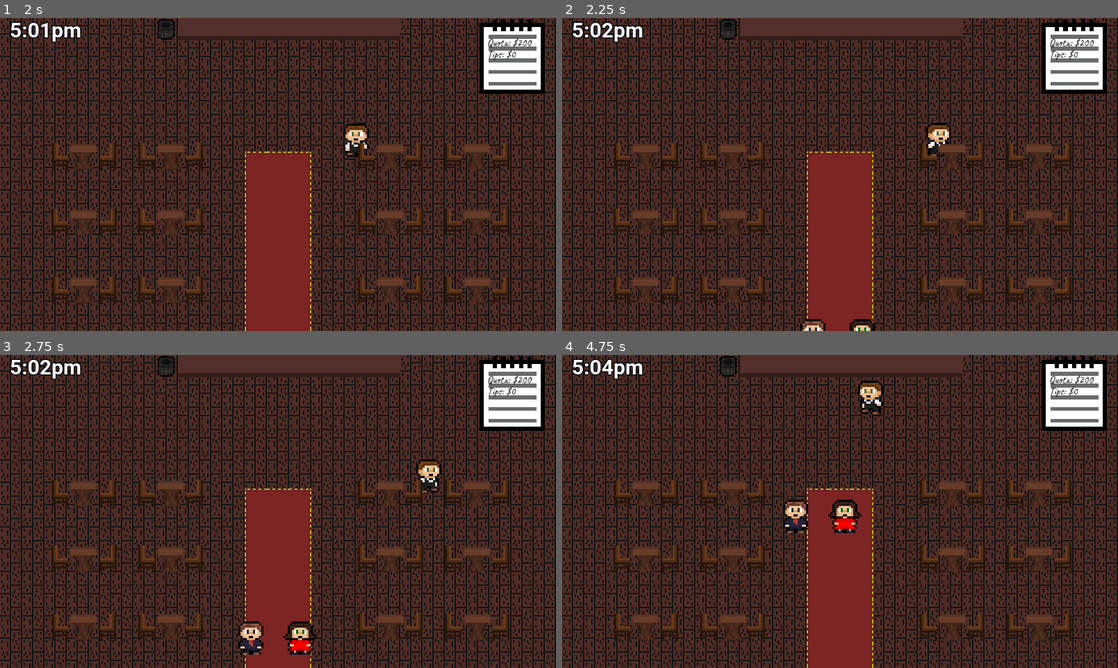
Above: before the commit, frames 1-4 (two rows, left to right).
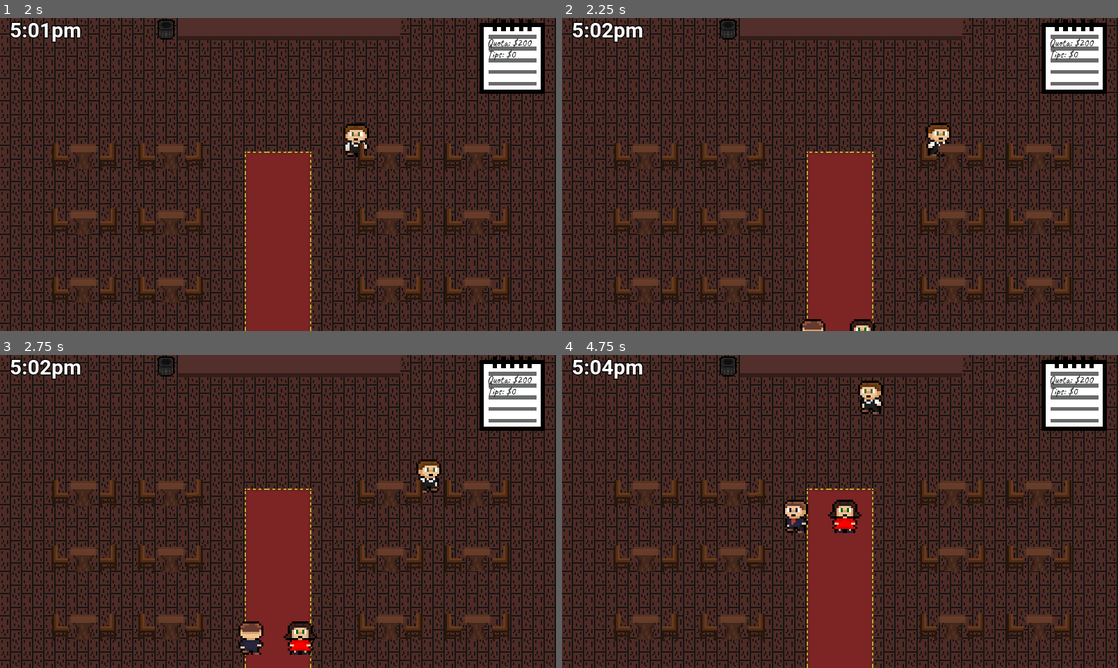
Above: after the commit, the same moments.

Repository: samw-26/Romantic-Evening
Game: Godot game, scene res://Assets/Scenes/restaurant.tscn
Same seed, same stepped clock (60 frames per second), same inputs: the game is played once before the commit and once after it.
Inputs:
- Up to frame 1 (2 s): tap Enter at 0.5 s; hold D (right) 0.53-1.28 s; hold E (take) 0.53-1.28 s; hold S (down) from 1.28 s (still down); tap E (take) at 1.35 s
- Up to frame 2 (2.25 s): release S (down) at 2.03 s; hold D (right) from 2.03 s (still down); hold E (take) from 2.03 s (still down)
- Up to frame 3 (2.75 s): keep holding D (right); keep holding E (take)
- Up to frame 4 (4.75 s): release D (right) at 2.78 s; release E (take) at 2.78 s; hold W (up) 2.78-3.53 s; tap E (take) at 2.85, 4.35 s; hold E (take) 3.53-4.28 s; hold A (left) from 3.53 s (still down)

Frame 1 is identical in both runs. In frame 2, less than 0.1% of the frame differs, in the area x 43-47%, y 96-100%; in frame 3, 0.1%; in frame 4, 0.2%, in the area x 40-45%, y 46-57%.

Commit message:
Added man animations, added animation function in global for easier animating

Diff:
--- a/Assets/Scenes/couple.gd
+++ b/Assets/Scenes/couple.gd
@@ -5,6 +5,10 @@
 var row_diff: int = 80
 var off_screen: int = 960
 var speed: int = 200
+
+#Animations
+var man_anim: AnimatedSprite2D
+var woman_anim: AnimatedSprite2D
 
 #Booleans
 var at_table: bool = false
@@ -46,6 +50,9 @@
 var moods: Array = ["Hungry", "Unromantic", "Bored", "Grumpy", "Awkward"]
 
 func _ready() -> void:
+	#Animation nodes
+	man_anim = %Man
+	#woman_anim = %Woman
 	#Choose orders and set meal duration
 	man_order = order_options.pick_random()
 	woman_order = order_options.pick_random()
@@ -77,6 +84,7 @@
 
 func _physics_process(_delta: float) -> void:
 	if !Global.closing:
+		Global.animate(man_anim,direction)
 		#Go to table
 		if(!at_table and !unsatisfied):
 			go_to_table()
--- a/Assets/Scenes/couple.tscn
+++ b/Assets/Scenes/couple.tscn
@@ -1,7 +1,7 @@
-[gd_scene load_steps=14 format=3 uid="uid://d4k7yy14qfd5d"]
+[gd_scene load_steps=25 format=3 uid="uid://d4k7yy14qfd5d"]
 
 [ext_resource type="Script" path="res://Assets/Scenes/couple.gd" id="1_n7npp"]
-[ext_resource type="Texture2D" uid="uid://p0du68qm602j" path="res://Assets/Characters/man.png" id="2_4acg5"]
+[ext_resource type="Texture2D" uid="uid://dmanr53nwvcut" path="res://Assets/Characters/man-sheet.png" id="2_j23ip"]
 [ext_resource type="Texture2D" uid="uid://c6o0klwqw2byb" path="res://Assets/Characters/speechbubble.png" id="3_dv7gh"]
 [ext_resource type="Texture2D" uid="uid://bhvc2lkfnv1tl" path="res://Assets/Food/steak.png" id="4_tflw4"]
 [ext_resource type="Texture2D" uid="uid://1jukbyg3apdg" path="res://Assets/Food/Spaghetti.png" id="5_dvv6d"]
@@ -11,6 +11,104 @@
 [ext_resource type="Texture2D" uid="uid://polfwku7m4mo" path="res://Assets/Characters/dress.png" id="9_c8ebl"]
 [ext_resource type="Texture2D" uid="uid://dggg7py7qxiak" path="res://Assets/Characters/eyes.png" id="10_xgc6x"]
 
+[sub_resource type="AtlasTexture" id="AtlasTexture_ml4k4"]
+atlas = ExtResource("2_j23ip")
+region = Rect2(0, 0, 16, 16)
+
+[sub_resource type="AtlasTexture" id="AtlasTexture_yjolf"]
+atlas = ExtResource("2_j23ip")
+region = Rect2(16, 0, 16, 16)
+
+[sub_resource type="AtlasTexture" id="AtlasTexture_3xjrv"]
+atlas = ExtResource("2_j23ip")
+region = Rect2(128, 0, 16, 16)
+
+[sub_resource type="AtlasTexture" id="AtlasTexture_aopfh"]
+atlas = ExtResource("2_j23ip")
+region = Rect2(144, 0, 16, 16)
+
+[sub_resource type="AtlasTexture" id="AtlasTexture_k5gv6"]
+atlas = ExtResource("2_j23ip")
+region = Rect2(32, 0, 16, 16)
+
+[sub_resource type="AtlasTexture" id="AtlasTexture_yeuls"]
+atlas = ExtResource("2_j23ip")
+region = Rect2(48, 0, 16, 16)
+
+[sub_resource type="AtlasTexture" id="AtlasTexture_n0tku"]
+atlas = ExtResource("2_j23ip")
+region = Rect2(96, 0, 16, 16)
+
+[sub_resource type="AtlasTexture" id="AtlasTexture_14ved"]
+atlas = ExtResource("2_j23ip")
+region = Rect2(112, 0, 16, 16)
+
+[sub_resource type="AtlasTexture" id="AtlasTexture_w57nj"]
+atlas = ExtResource("2_j23ip")
+region = Rect2(64, 0, 16, 16)
+
+[sub_resource type="AtlasTexture" id="AtlasTexture_8v3lc"]
+atlas = ExtResource("2_j23ip")
+region = Rect2(80, 0, 16, 16)
+
+[sub_resource type="SpriteFrames" id="SpriteFrames_gwdyw"]
+animations = [{
+"frames": [{
+"duration": 1.0,
+"texture": SubResource("AtlasTexture_ml4k4")
+}, {
+"duration": 1.0,
+"texture": SubResource("AtlasTexture_yjolf")
+}],
+"loop": true,
+"name": &"idle",
+"speed": 2.0
+}, {
+"frames": [{
+"duration": 1.0,
+"texture": SubResource("AtlasTexture_3xjrv")
+}, {
+"duration": 1.0,
+"texture": SubResource("AtlasTexture_aopfh")
+}],
+"loop": true,
+"name": &"walk_back",
+"speed": 4.0
+}, {
+"frames": [{
+"duration": 1.0,
+"texture": SubResource("AtlasTexture_k5gv6")
+}, {
+"duration": 1.0,
+"texture": SubResource("AtlasTexture_yeuls")
+}],
+"loop": true,
+"name": &"walk_front",
+"speed": 4.0
+}, {
+"frames": [{
+"duration": 1.0,
+"texture": SubResource("AtlasTexture_n0tku")
+}, {
+"duration": 1.0,
+"texture": SubResource("AtlasTexture_14ved")
+}],
+"loop": true,
+"name": &"walk_left",
+"speed": 4.0
+}, {
+"frames": [{
+"duration": 1.0,
+"texture": SubResource("AtlasTexture_w57nj")
+}, {
+"duration": 1.0,
+"texture": SubResource("AtlasTexture_8v3lc")
+}],
+"loop": true,
+"name": &"walk_right",
+"speed": 4.0
+}]
+
 [sub_resource type="CircleShape2D" id="CircleShape2D_el8w6"]
 radius = 17.5071
 
@@ -27,9 +125,12 @@
 wall_min_slide_angle = 0.0
 script = ExtResource("1_n7npp")
 
-[node name="Man" type="Sprite2D" parent="."]
+[node name="Man" type="AnimatedSprite2D" parent="."]
+unique_name_in_owner = true
 scale = Vector2(6, 6)
-texture = ExtResource("2_4acg5")
+sprite_frames = SubResource("SpriteFrames_gwdyw")
+animation = &"walk_right"
+autoplay = "idle"
 
 [node name="ManOrder" type="Sprite2D" parent="Man"]
 unique_name_in_owner = true
@@ -120,7 +221,7 @@
 
 [node name="StatusTimer" type="Timer" parent="."]
 unique_name_in_owner = true
-wait_time = 20.0
+wait_time = 30.0
 one_shot = true
 
 [node name="FlickerTimerMan" type="Timer" parent="StatusTimer"]
@@ -133,7 +234,7 @@
 
 [node name="ExitTimer" type="Timer" parent="."]
 unique_name_in_owner = true
-wait_time = 20.0
+wait_time = 30.0
 one_shot = true
 
 [node name="MealTimer" type="Timer" parent="."]
--- a/Assets/Scenes/global.gd
+++ b/Assets/Scenes/global.gd
@@ -31,6 +31,19 @@
 var quota_end: Label
 var tip_end: Label
 var final_label: Label
+
+#Animation control
+func animate(anim: AnimatedSprite2D, direction: Vector2):
+	if direction == Vector2.ZERO:
+		anim.play("idle")
+	elif direction == Vector2.RIGHT:
+		anim.play("walk_right")
+	elif direction == Vector2.LEFT:
+		anim.play("walk_left")
+	elif direction == Vector2.UP:
+		anim.play("walk_back")
+	elif direction == Vector2.DOWN:
+		anim.play("walk_front")
 
 #Game loop
 func _process(_delta: float) -> void:
--- a/Assets/Scenes/waiter.gd
+++ b/Assets/Scenes/waiter.gd
@@ -22,17 +22,8 @@
 func _process(_delta: float) -> void:
 	if !Global.closing:
 		direction = Input.get_vector("left","right","up","down")
-		#Idle
-		if direction == Vector2.ZERO:
-			anim.play("idle_front")
-		elif direction == Vector2.RIGHT:
-			anim.play("walk_right")
-		elif direction == Vector2.LEFT:
-			anim.play("walk_left")
-		elif direction == Vector2.UP:
-			anim.play("walk_back")
-		elif direction == Vector2.DOWN:
-			anim.play("walk_front")
+		#Animations
+		Global.animate(anim,direction)
 		velocity = direction * speed
 		move_and_slide()
 
--- a/Assets/Scenes/waiter.tscn
+++ b/Assets/Scenes/waiter.tscn
@@ -1,13 +1,20 @@
-[gd_scene load_steps=26 format=3 uid="uid://dj6q5ws5kbjgj"]
+[gd_scene load_steps=25 format=3 uid="uid://dj6q5ws5kbjgj"]
 
 [ext_resource type="Script" path="res://Assets/Scenes/waiter.gd" id="1_l15ge"]
-[ext_resource type="Texture2D" uid="uid://b3d6p84y81f8l" path="res://Assets/Characters/waiter.png" id="2_lxa45"]
 [ext_resource type="Texture2D" uid="uid://8wssxojbc3fl" path="res://Assets/Characters/waiter-Sheet.png" id="3_8tfof"]
 [ext_resource type="Texture2D" uid="uid://bb1poeibdwrv3" path="res://Assets/Food/Plate.png" id="3_y5fhc"]
 [ext_resource type="Texture2D" uid="uid://b2vee5f37yhkq" path="res://Assets/Food/salad.png" id="4_oav1p"]
 [ext_resource type="Texture2D" uid="uid://1jukbyg3apdg" path="res://Assets/Food/Spaghetti.png" id="5_rlrwq"]
 [ext_resource type="Texture2D" uid="uid://bhvc2lkfnv1tl" path="res://Assets/Food/steak.png" id="6_22p60"]
 
+[sub_resource type="AtlasTexture" id="AtlasTexture_1v6xv"]
+atlas = ExtResource("3_8tfof")
+region = Rect2(0, 0, 16, 16)
+
+[sub_resource type="AtlasTexture" id="AtlasTexture_dtibe"]
+atlas = ExtResource("3_8tfof")
+region = Rect2(16, 0, 16, 16)
+
 [sub_resource type="AtlasTexture" id="AtlasTexture_nvscq"]
 atlas = ExtResource("3_8tfof")
 region = Rect2(0, 48, 16, 16)
@@ -15,14 +22,6 @@
 [sub_resource type="AtlasTexture" id="AtlasTexture_m4ylm"]
 atlas = ExtResource("3_8tfof")
 region = Rect2(16, 48, 16, 16)
-
-[sub_resource type="AtlasTexture" id="AtlasTexture_1v6xv"]
-atlas = ExtResource("3_8tfof")
-region = Rect2(0, 0, 16, 16)
-
-[sub_resource type="AtlasTexture" id="AtlasTexture_dtibe"]
-atlas = ExtResource("3_8tfof")
-region = Rect2(16, 0, 16, 16)
 
 [sub_resource type="AtlasTexture" id="AtlasTexture_aiy2l"]
 atlas = ExtResource("3_8tfof")
@@ -76,6 +75,17 @@
 animations = [{
 "frames": [{
 "duration": 1.0,
+"texture": SubResource("AtlasTexture_1v6xv")
+}, {
+"duration": 1.0,
+"texture": SubResource("AtlasTexture_dtibe")
+}],
+"loop": true,
+"name": &"idle",
+"speed": 2.0
+}, {
+"frames": [{
+"duration": 1.0,
 "texture": SubResource("AtlasTexture_nvscq")
 }, {
 "duration": 1.0,
@@ -83,17 +93,6 @@
 }],
 "loop": true,
 "name": &"idle_back",
-"speed": 2.0
-}, {
-"frames": [{
-"duration": 1.0,
-"texture": SubResource("AtlasTexture_1v6xv")
-}, {
-"duration": 1.0,
-"texture": SubResource("AtlasTexture_dtibe")
-}],
-"loop": true,
-"name": &"idle_front",
 "speed": 2.0
 }, {
 "frames": [{
@@ -169,19 +168,13 @@
 [node name="Waiter" type="CharacterBody2D"]
 collision_mask = 3
 script = ExtResource("1_l15ge")
-
-[node name="WaiterSprite" type="Sprite2D" parent="."]
-visible = false
-texture_filter = 1
-scale = Vector2(6, 6)
-texture = ExtResource("2_lxa45")
 
 [node name="AnimatedSprite2D" type="AnimatedSprite2D" parent="."]
 unique_name_in_owner = true
 scale = Vector2(6, 6)
 sprite_frames = SubResource("SpriteFrames_i03tf")
-animation = &"idle_front"
-autoplay = "idle_front"
+animation = &"idle"
+autoplay = "idle"
 
 [node name="CollisionShape2D" type="CollisionShape2D" parent="."]
 position = Vector2(0, 20)
Binary file added: Assets/Characters/man-sheet.png
Not shown, added: Assets/Characters/man-sheet.png.import
